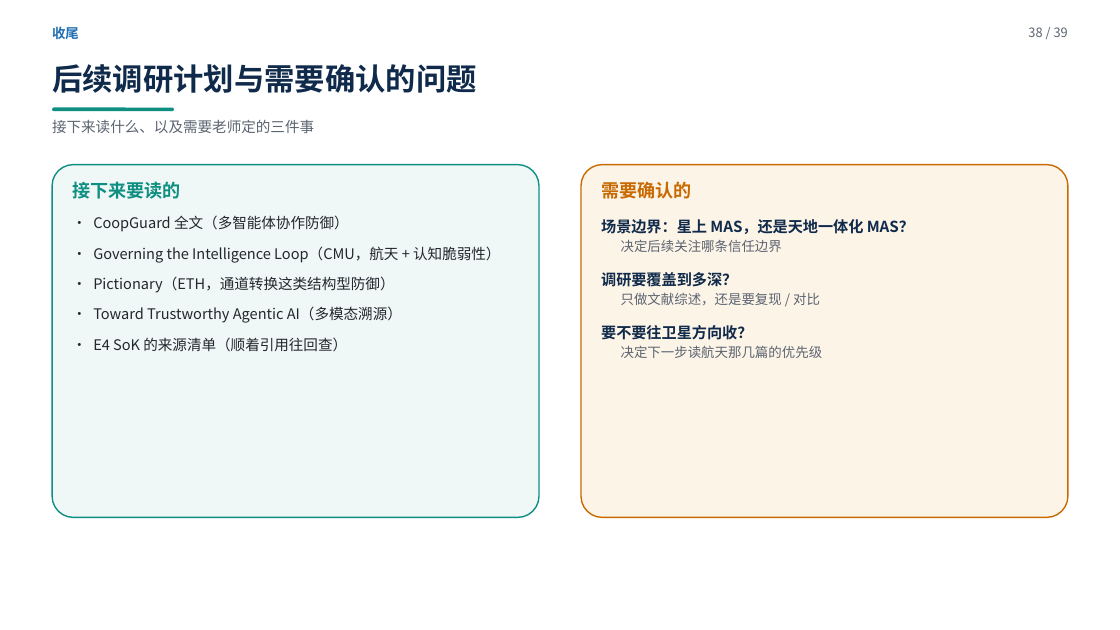
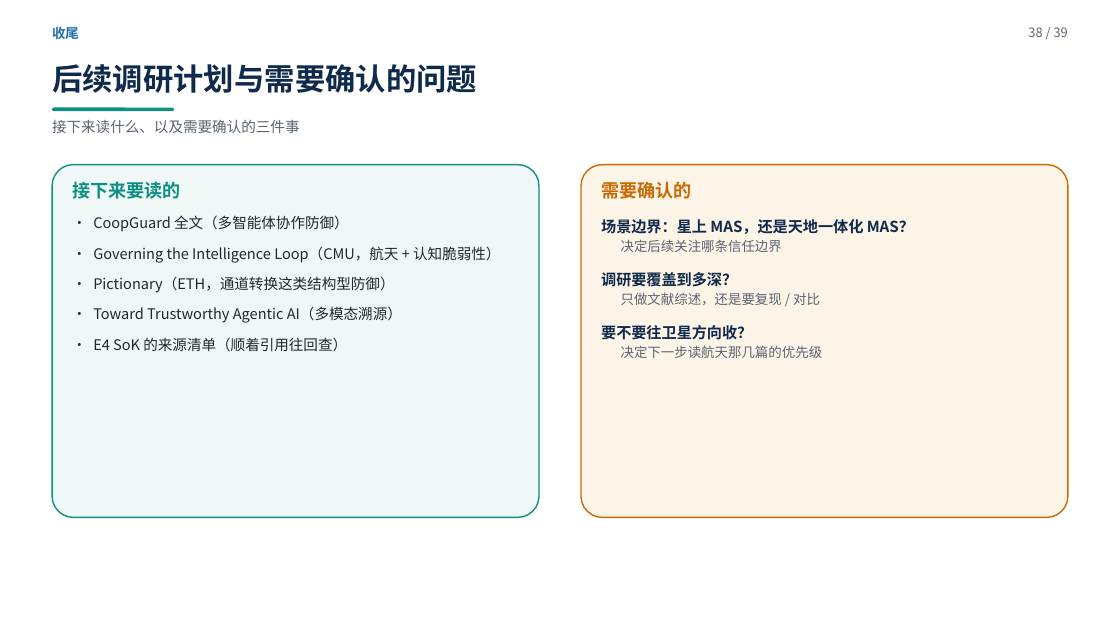
Before and after one commit to yiiiiiii1/multi-agent-remote-sensing, a slide deck: slide 38 of 阶段2-卫星多智能体防御/presentations/卫星多智能体安全调研汇报.pptx. Drawn at 1120x630 pixels with LibreOffice and Linux fonts; fonts in the diff are those of the drawing. Boxes give left, top, right and bottom in pixels: in the first picture for what was removed or moved away, otherwise in the second. Text is boxed around its words. In the diff, an @@ line names an element or a change of style, - is before the commit and + after.

```diff
--- a/阶段2-卫星多智能体防御/presentations/卫星多智能体安全调研汇报.pptx
+++ b/阶段2-卫星多智能体防御/presentations/卫星多智能体安全调研汇报.pptx
@@ text at [52, 120, 300, 133]: text changed @@
-接下来读什么、以及需要老师定的三件事
+接下来读什么、以及需要确认的三件事
```
Also in this commit, not shown: 12 other slides changed, 3 other files.
